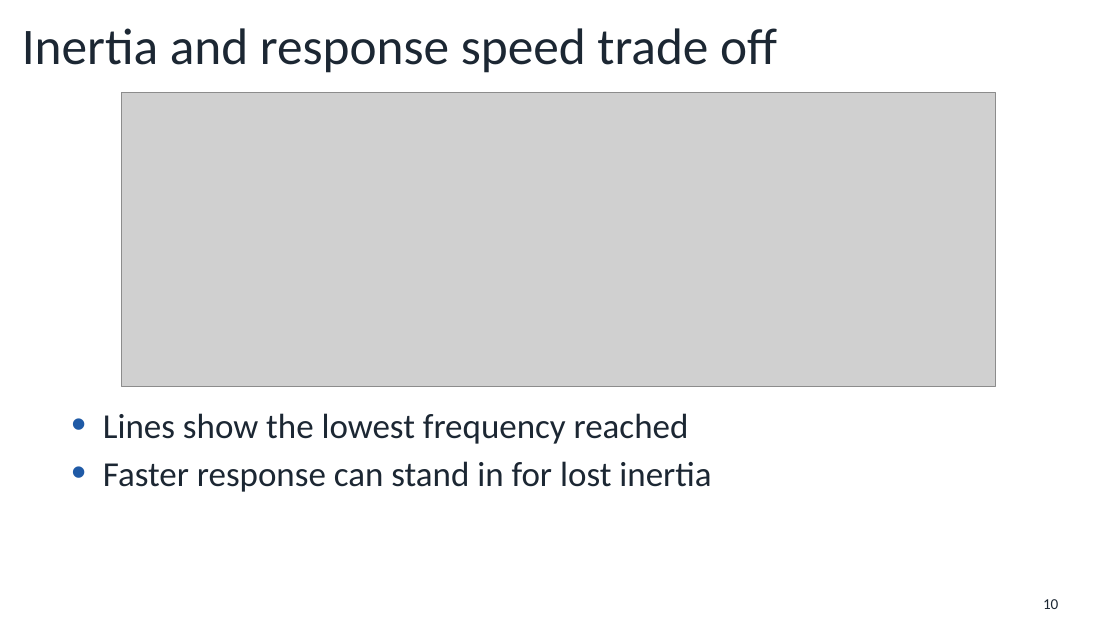
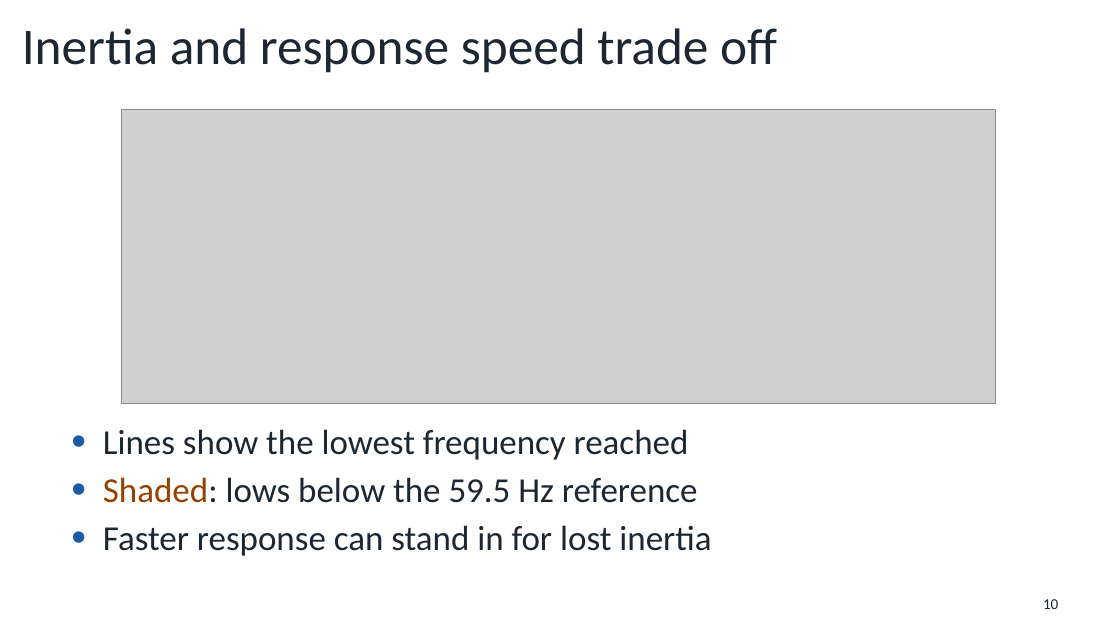
Before and after one commit to willowhughes/powerpoint, a slide deck: slide 10 of examples/grid_frequency.pptx. Drawn at 1120x630 pixels with LibreOffice and Linux fonts; fonts in the diff are those of the drawing; grey boxes stand for pictures. Boxes give left, top, right and bottom in pixels: in the first picture for what was removed or moved away, otherwise in the second. Text is boxed around its words. In the diff, an @@ line names an element or a change of style, - is before the commit and + after.

```diff
--- a/examples/grid_frequency.pptx
+++ b/examples/grid_frequency.pptx
@@ picture: place and size @@
-picture at box(122, 92, 996, 386)
+picture at box(122, 109, 996, 403)
@@ text "Lines show the lowest frequency ...": place and size @@
-text "Lines show the lowest frequency ..." at box(103, 413, 711, 492)
+text "Lines show the lowest frequency ..." at box(103, 429, 711, 556)
@@ text at box(103, 477, 698, 503): paragraph added @@
+• Shaded: lows below the 59.5 Hz reference
```
Also in this commit, not shown: 6 other slides changed, 2 other files.
